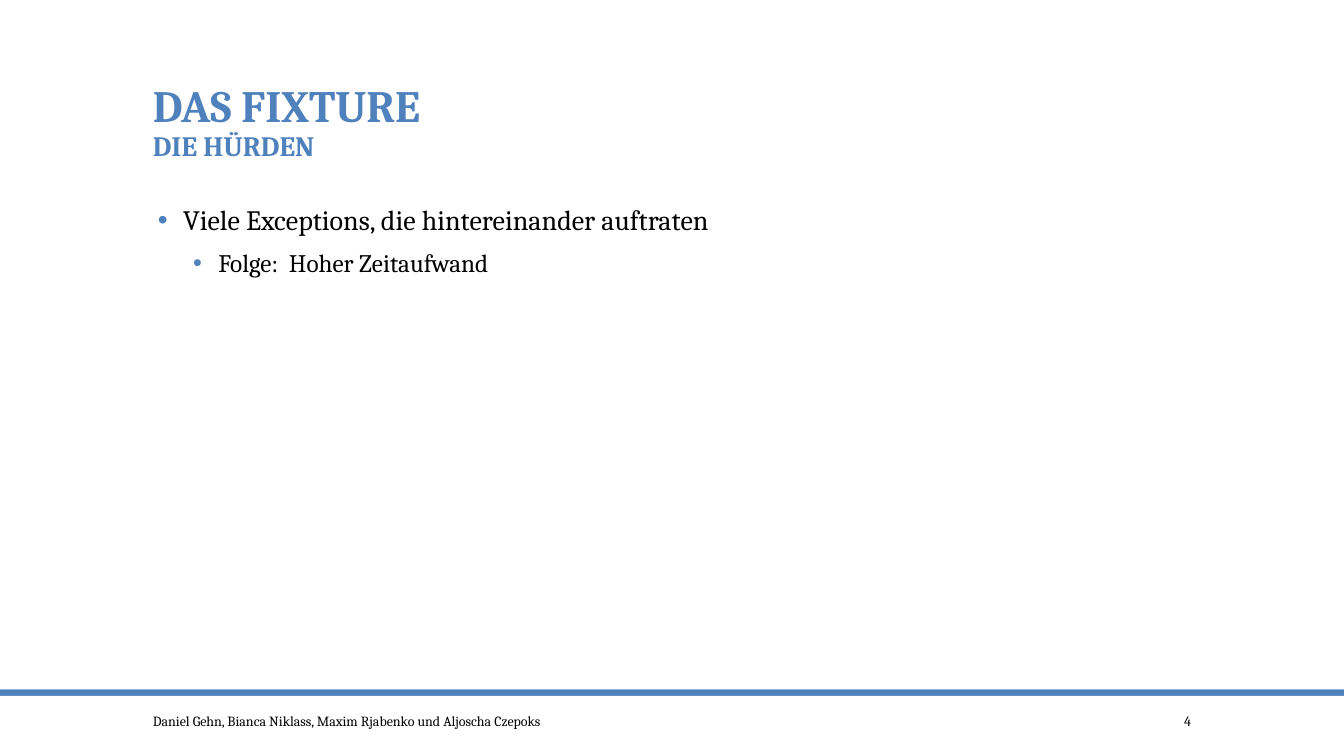
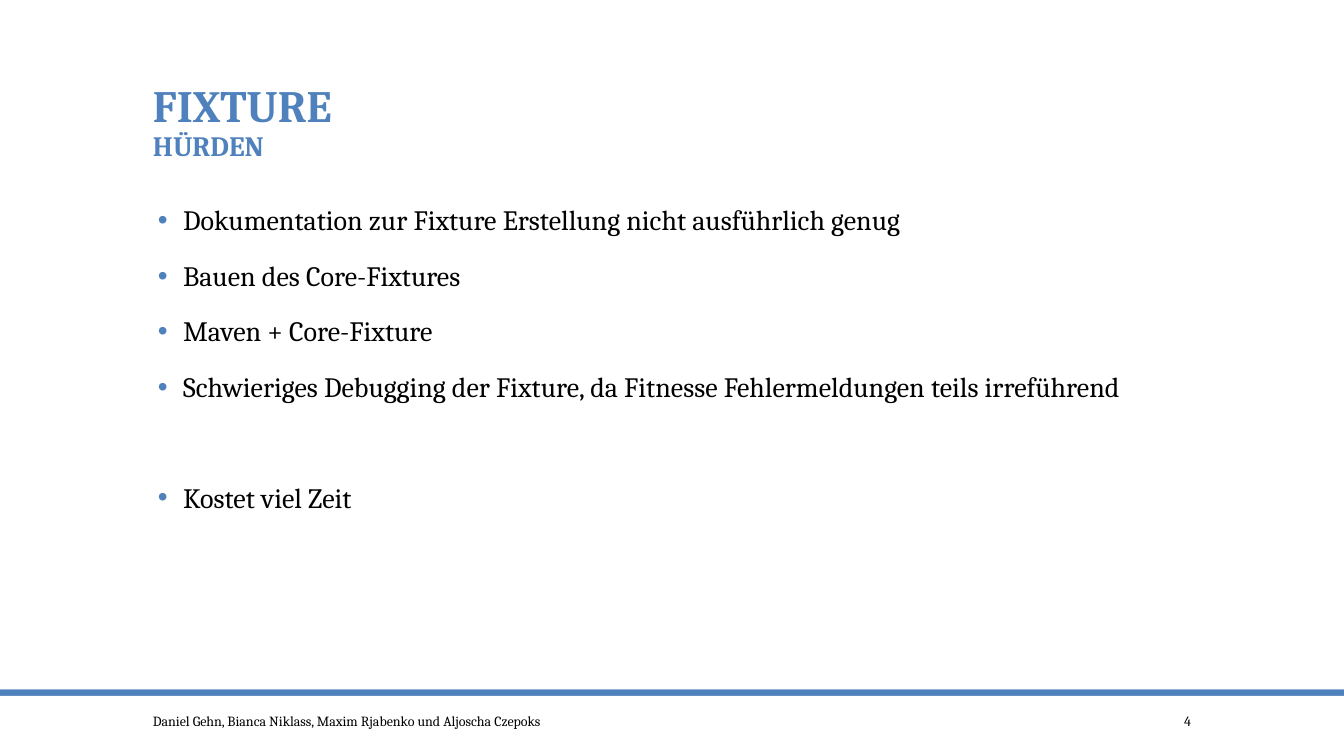
Before and after one commit to po-test-ws-2015/test-cycle, a slide deck: slide 4 of TestenMileStone2.pptx. Drawn at 1344x756 pixels with LibreOffice and Linux fonts; fonts in the diff are those of the drawing. Boxes give left, top, right and bottom in pixels: in the first picture for what was removed or moved away, otherwise in the second. Text is boxed around its words. In the diff, an @@ line names an element or a change of style, - is before the commit and + after.

Commit message:
Überarbeitung Fixture Ergänzung Aussicht

```diff
--- a/TestenMileStone2.pptx
+++ b/TestenMileStone2.pptx
@@ title at (153, 92, 332, 156): text changed @@
-DAS FIXTURE
-DIE HÜRDEN
+FIXTURE
+HÜRDEN
@@ text at (183, 210, 1120, 509): text changed @@
-• Viele Exceptions, die hintereinander auftraten
-  • Folge: Hoher Zeitaufwand
+• Dokumentation zur Fixture Erstellung nicht ausführlich genug
+• Bauen des Core-Fixtures
+• Maven + Core-Fixture
+• Schwieriges Debugging der Fixture, da Fitnesse Fehlermeldungen teils irreführend
+• Kostet viel Zeit
```
Also in this commit, not shown: 5 other slides changed.
